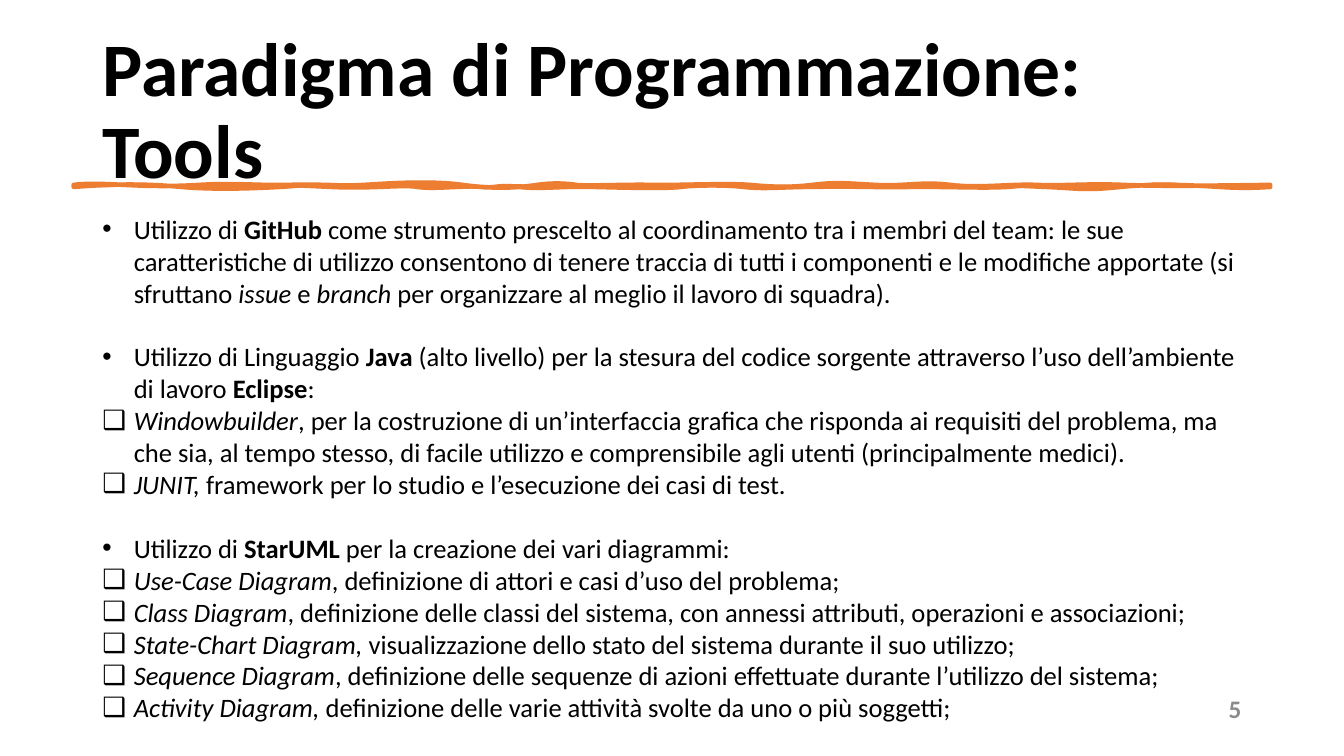
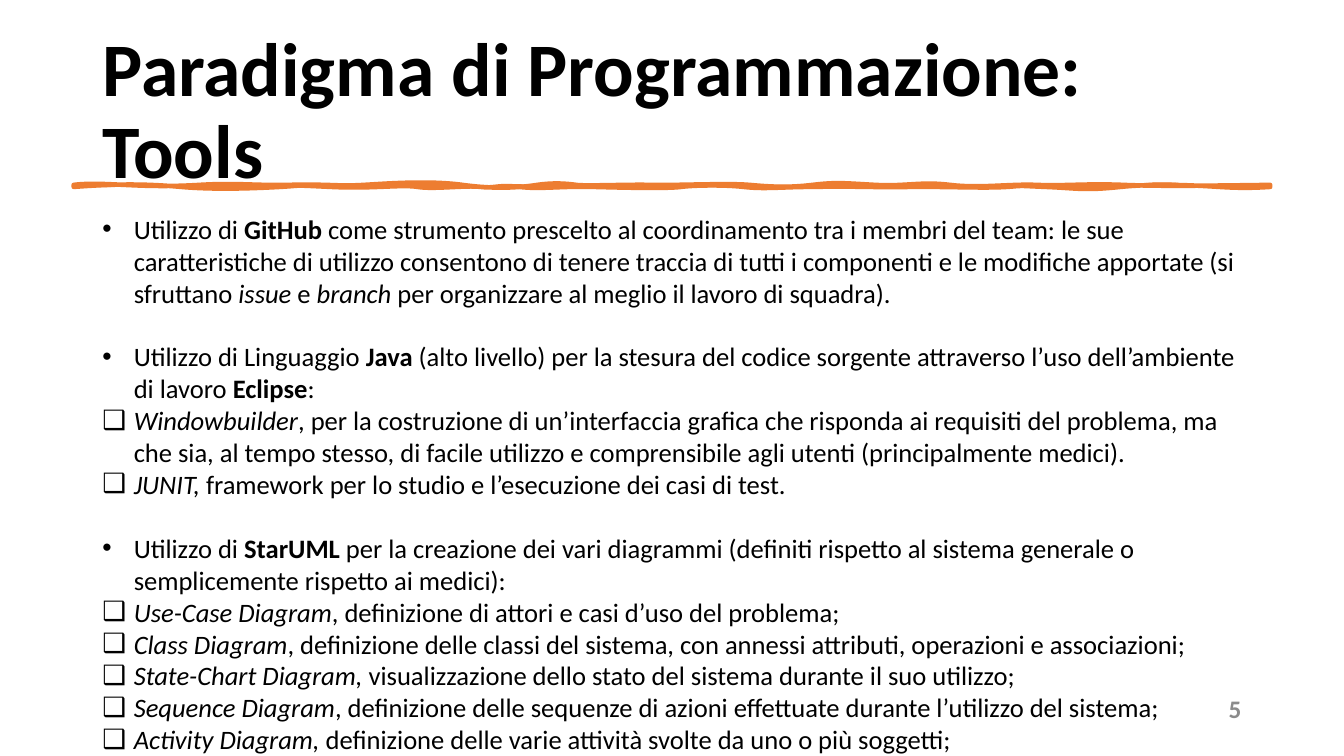
Before and after one commit to mangilimatteo/Progetto_Ingegneria_Software_Cattaneo_Mangili_Saini, a slide deck: slide 5 of Presentazione/Presentazione_Progetto.pptx. Drawn at 1344x756 pixels with LibreOffice and Linux fonts; fonts in the diff are those of the drawing. Boxes give left, top, right and bottom in pixels: in the first picture for what was removed or moved away, otherwise in the second. Text is boxed around its words. In the diff, an @@ line names an element or a change of style, - is before the commit and + after.

```diff
--- a/Presentazione/Presentazione_Progetto.pptx
+++ b/Presentazione/Presentazione_Progetto.pptx
@@ text at <box>134,539,1134,595</box>: text changed @@
-• Utilizzo di StarUML per la creazione dei vari diagrammi:
+• Utilizzo di StarUML per la creazione dei vari diagrammi (definiti rispetto al sistema generale o semplicemente rispetto ai medici):
```
Also in this commit, not shown: 2 other slides changed, 1 other file.
